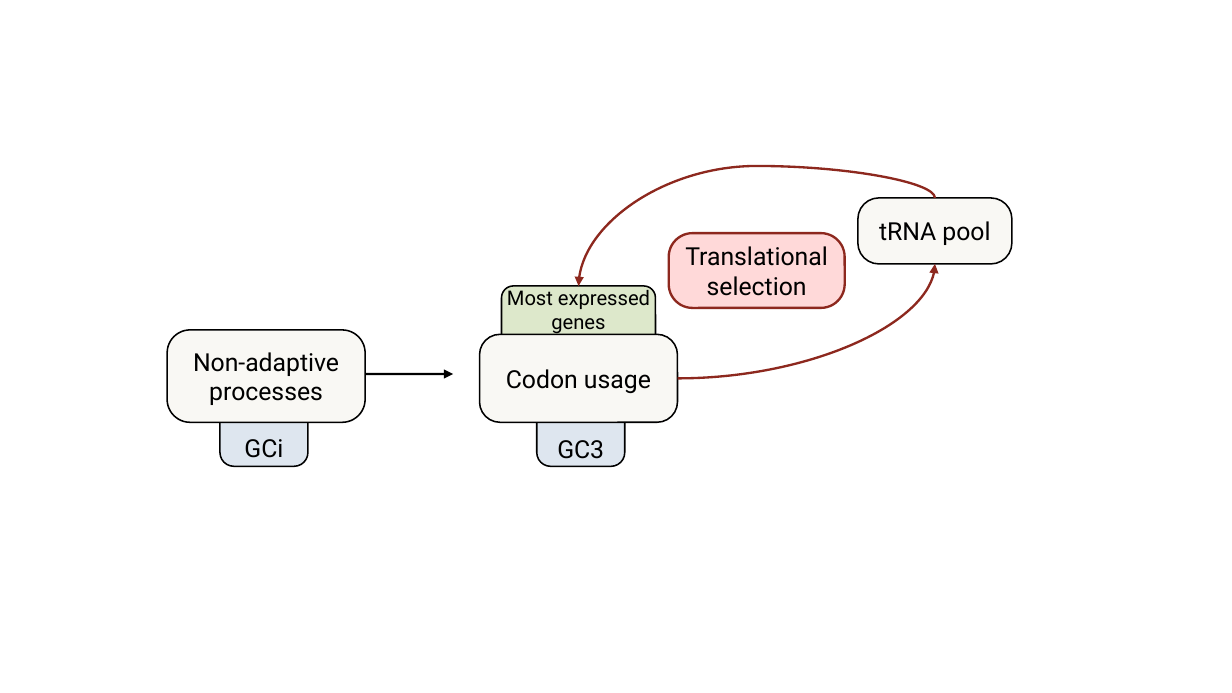
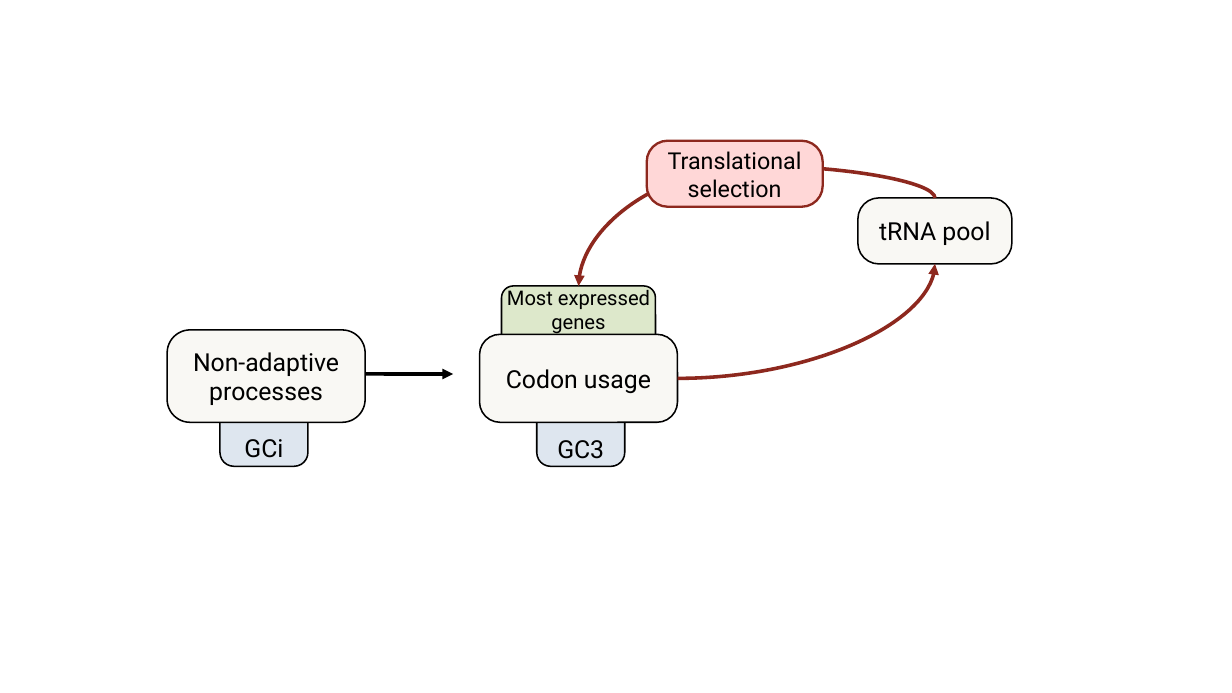
Before and after one commit to FloBeni/2024-translational_selection, a slide deck: slide 4 of figure/images_library/wobble_pairing.odp. Drawn at 1232x693 pixels with LibreOffice and Linux fonts; fonts in the diff are those of the drawing. Boxes give left, top, right and bottom in pixels: in the first picture for what was removed or moved away, otherwise in the second. Text is boxed around its words. In the diff, an @@ line names an element or a change of style, - is before the commit and + after.

```diff
--- a/figure/images_library/wobble_pairing.odp
+++ b/figure/images_library/wobble_pairing.odp
@@ rounded rectangle "Translational" resized from (x1=669, y1=234, x2=844, y2=309) to (x1=647, y1=141, x2=823, y2=207) @@
@@ rounded rectangle "Translational" at (x1=647, y1=141, x2=823, y2=207): size 16 to 15 pt; fill #FFD7D7 at 93% opacity to #FFD7D7 @@
@@ curved arrow (936, 198) - (579, 286): stroke #8D281E 1.5 pt to #8D281E 2.3 pt @@
@@ curved arrow (677, 379) - (936, 264): stroke #8D281E 1.5 pt to #8D281E 2.3 pt @@
@@ arrow (353, 375) - (454, 375): stroke #000000 1.5 pt to #000000 2.3 pt @@
```
Also in this commit, not shown: 43 other files.
